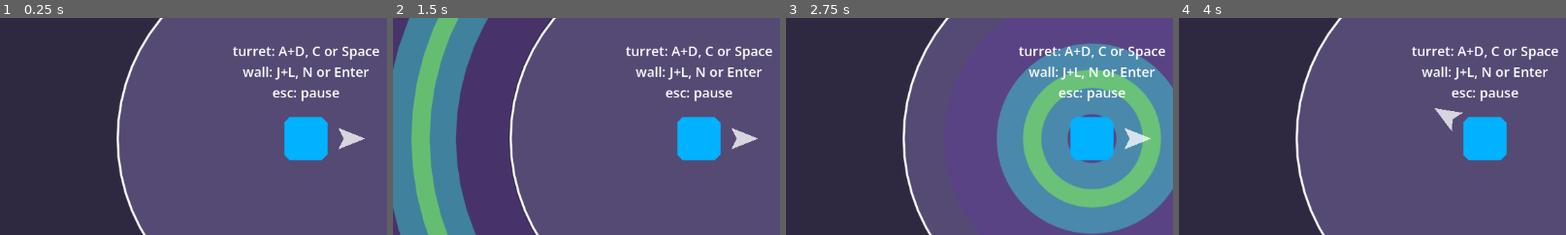
Above: before the commit, frames 1-4 (left to right).
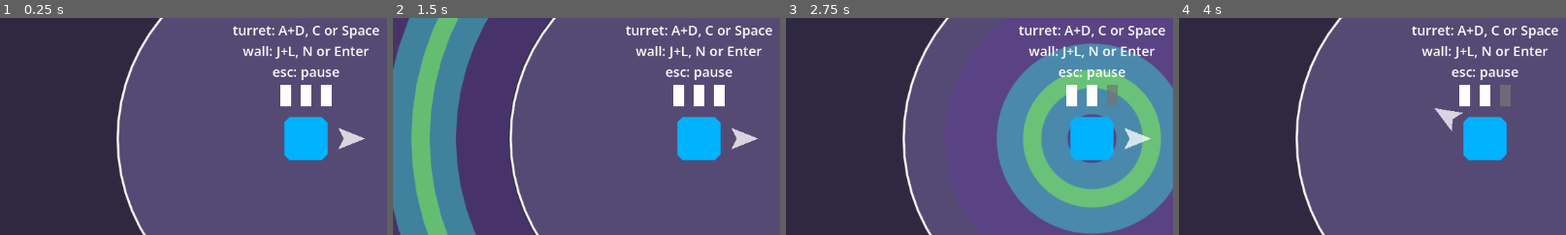
Above: after the commit, the same moments.

Repository: solirides/amazing-game
Game: Godot game, scene res://scenes/world/world.tscn
Same seed, same stepped clock (60 frames per second), same inputs: the game is played once before the commit and once after it. The engine's default icon, where the game draws it, is replaced by a stand-in: a white triangle on a blue panel in a dark square.
Inputs (mouse positions are % of the whole screen's width and height, from its top left):
- Up to frame 1 (0.25 s): no input
- Up to frame 2 (1.5 s): move the mouse to (72, 45) at 0.52 s; hold Right (ui_right) 0.53-1.28 s; click (72, 45) at 0.6 s; tap C (turret_attack) at 0.8, 1.35 s; move the mouse to (30, 55) at 1.27 s; hold Down (ui_down) from 1.28 s (still down)
- Up to frame 3 (2.75 s): click (30, 55) at 1.55 s; move the mouse to (60, 28) at 2.02 s; release Down (ui_down) at 2.03 s; hold Right (ui_right) from 2.03 s (still down); click (60, 28) at 2.1 s; tap C (turret_attack) at 2.3 s
- Up to frame 4 (4 s): move the mouse to (45, 70) at 2.77 s; release Right (ui_right) at 2.78 s; hold Up (ui_up) 2.78-3.53 s; tap C (turret_attack) at 2.85, 3.8 s; click (45, 70) at 3.05 s; tap Enter at 3.5 s; move the mouse to (80, 65) at 3.52 s; hold Left (ui_left) from 3.53 s (still down); hold A (turret_ccw) from 3.53 s (still down)
The pictures show only the part of the screen within x 11-60%, y 22-72%; the shares and areas given below are measured in that part.

The runs differ from the first frame. In frame 1, 3.5% of the frame differs, in the area x 60-98%, y 3-41%; in frame 2, 3.5%; in frame 3, 3.5%; in frame 4, 3.5%.

Commit message:
ammo display

Diff:
--- /dev/null
+++ b/amazing-game/modules/player/ammo_display.gd
@@ -0,0 +1,38 @@
+extends Node2D
+
+
+@export var bullet:Node
+@export var player:Node
+
+var bullets = []
+
+# Called when the node enters the scene tree for the first time.
+func _ready() -> void:
+	player.ammo_changed.connect(_on_player_ammo_updated)
+	create_bullets(3)
+
+# Called every frame. 'delta' is the elapsed time since the previous frame.
+func _process(delta: float) -> void:
+	pass
+
+func create_bullets(count:int):
+	bullet.visible = false
+	var offset = 30
+	var total_offset = offset*(count - 1)/2.0
+
+	for i in range(0,count):
+		var a = bullet.duplicate()
+		a.position.x = i*offset - total_offset
+		a.visible = true
+		add_child(a)
+		bullets.append(a)
+
+
+func update_bullets(remaining_bullets:int):
+	for i in range(0,remaining_bullets):
+		bullets[i].modulate = Color(1.0, 1.0, 1.0, 1.0)
+	for i in range(remaining_bullets,bullets.size()):
+		bullets[i].modulate = Color(0.46, 0.46, 0.46, 0.753)
+
+func _on_player_ammo_updated(ammo:int):
+	update_bullets(ammo)
--- a/amazing-game/modules/player/player.gd
+++ b/amazing-game/modules/player/player.gd
@@ -5,9 +5,11 @@
 @export var base_speed:float = 12
 @export var base_health:int = 100
 @export var respawn_time:float = 4.0
+@export var base_ammo:int = 3
 
 @onready var health = base_health
 @onready var speed = base_speed
+@onready var ammo = base_ammo
 var theta = 0
 var can_move = true
 var alive_state = true
@@ -16,6 +18,7 @@
 #var max_damage_in_tick = 0
 
 signal alive_state_changed(state:bool)
+signal ammo_changed(ammo:int)
 
 func _on_body_entered(body: Node) -> void:
 	print("collision")
@@ -66,6 +69,9 @@
 
 	health = base_health
 
+	ammo = base_ammo
+	ammo_changed.emit(ammo)
+
 	if modulate_tween:
 		modulate_tween.kill()
 	modulate = Color(1,1,1,1)
--- a/amazing-game/modules/player/turret.gd
+++ b/amazing-game/modules/player/turret.gd
@@ -51,7 +51,7 @@
 
 	# note: "left_mouse" is an input set in Project>Project settings>Input map
 	if Input.is_action_just_pressed("turret_attack") or Input.is_action_just_pressed("left_mouse"):
-		if pulse_states[0] == true and (shot_bullet == false or infinite_shooting):
+		if pulse_states[0] == true and (shot_bullet == false or infinite_shooting) and ammo > 0:
 			shot_bullet = true
 			var damage = bullet_damage
 			damage *= circle_node.timing_ranges[highest_active_pulse_state][1]
@@ -102,6 +102,9 @@
 
 	get_tree().root.add_child(instance)
 
+	ammo -= 1
+	ammo_changed.emit(ammo)
+
 #
 #func damage(amount:int):
 	#health -= amount
--- a/amazing-game/modules/player/turret.tscn
+++ b/amazing-game/modules/player/turret.tscn
@@ -2,6 +2,7 @@
 
 [ext_resource type="Script" uid="uid://cepiugbyu600a" path="res://modules/player/turret.gd" id="1_fhf1h"]
 [ext_resource type="Texture2D" uid="uid://wr8lqm38ij8g" path="res://icon.svg" id="2_a5pop"]
+[ext_resource type="Script" uid="uid://cnxy1pcddd3nc" path="res://modules/player/ammo_display.gd" id="3_gwun1"]
 
 [sub_resource type="PhysicsMaterial" id="PhysicsMaterial_qgxqk"]
 friction = 0.0
@@ -30,3 +31,12 @@
 [node name="Pointer" type="Polygon2D" parent="." unique_id=1745520985]
 color = Color(1, 1, 1, 0.76862746)
 polygon = PackedVector2Array(48, -16, 88, 0, 48, 16, 56, 0)
+
+[node name="AmmoDisplay" type="Node2D" parent="." unique_id=2011386272 node_paths=PackedStringArray("bullet", "player")]
+position = Vector2(0, -64)
+script = ExtResource("3_gwun1")
+bullet = NodePath("Polygon2D2")
+player = NodePath("..")
+
+[node name="Polygon2D2" type="Polygon2D" parent="AmmoDisplay" unique_id=950222752]
+polygon = PackedVector2Array(-8, -16, 8, -16, 8, 16, -8, 16)
--- a/amazing-game/scenes/world/world.tscn
+++ b/amazing-game/scenes/world/world.tscn
@@ -57,10 +57,10 @@
 anchor_top = 0.5
 anchor_right = 0.5
 anchor_bottom = 0.5
-offset_left = -104.0
-offset_top = -130.0
-offset_right = 105.0
-offset_bottom = -71.0
+offset_left = -109.0
+offset_top = -176.0
+offset_right = 110.0
+offset_bottom = -86.0
 grow_horizontal = 2
 grow_vertical = 2
 text = "turret: A+D, C or Space
Not shown, added: amazing-game/modules/player/ammo_display.gd.uid
